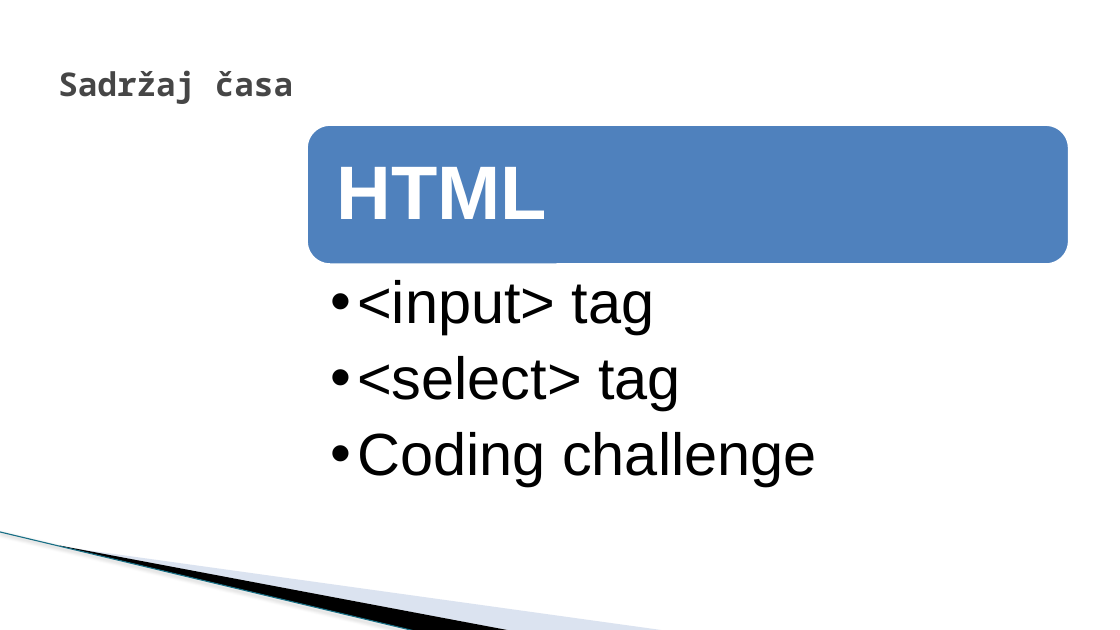
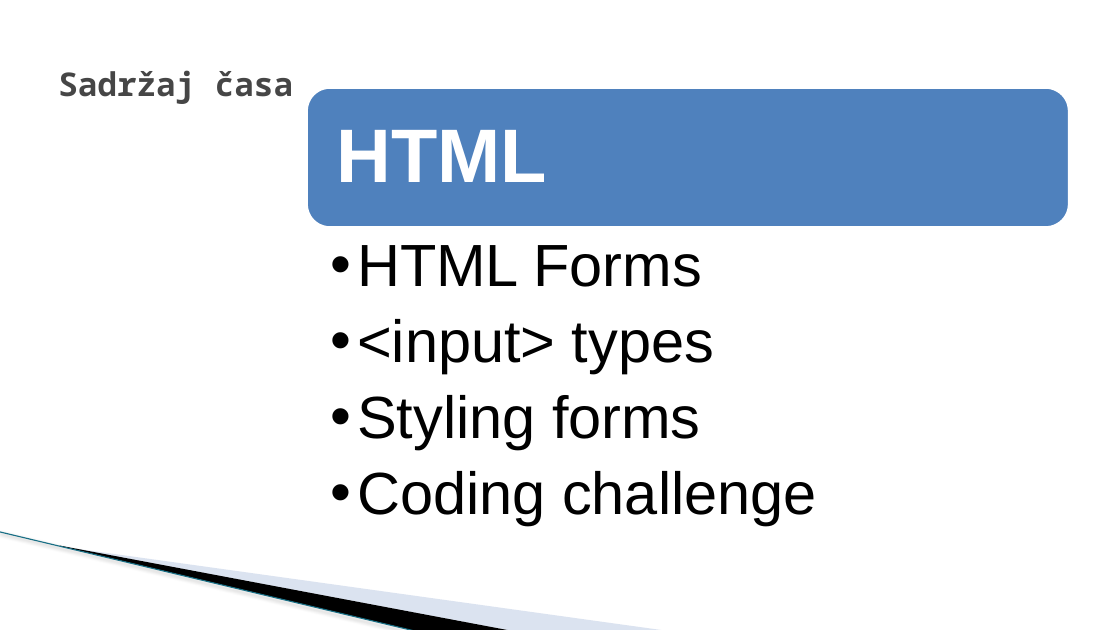
Before and after one commit to todalexcode/kurs-front-end, a slide deck: slide 2 of sesija-12/PPT/Front-End Developer-12.pptx. Drawn at 1120x630 pixels with LibreOffice and Linux fonts; fonts in the diff are those of the drawing; background and template pictures are left out. Boxes give left, top, right and bottom in pixels: in the first picture for what was removed or moved away, otherwise in the second. Text is boxed around its words. In the diff, an @@ line names an element or a change of style, - is before the commit and + after.

```diff
--- a/sesija-12/PPT/Front-End Developer-12.pptx
+++ b/sesija-12/PPT/Front-End Developer-12.pptx
@@ rounded rectangle: place and size @@
-rounded rectangle at box(307, 124, 1070, 264)
+rounded rectangle at box(307, 87, 1070, 227)
@@ text "HTML": place and size @@
-text "HTML" at box(336, 167, 546, 219)
+text "HTML" at box(336, 130, 546, 182)
@@ text "HTML Forms": place and size @@
-text "HTML Forms" at box(357, 280, 817, 486)
+text "HTML Forms" at box(357, 245, 817, 525)
@@ text at box(357, 245, 714, 449): text changed @@
-  •• <input> tag
-  •• <select> tag
+  •• HTML Forms
+  •• <input> types
+  •• Styling forms
```
Also in this commit, not shown: 1 other slide changed, 35 slides added, 22 other files.
